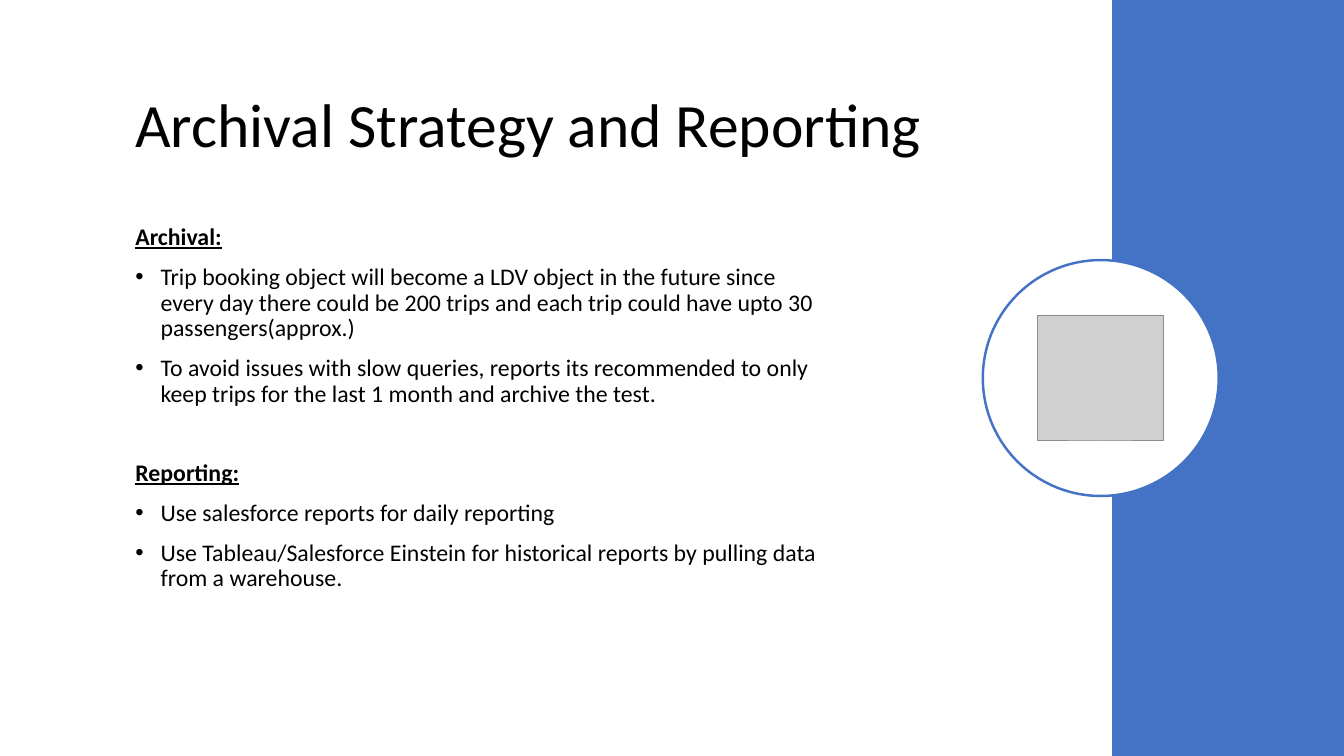
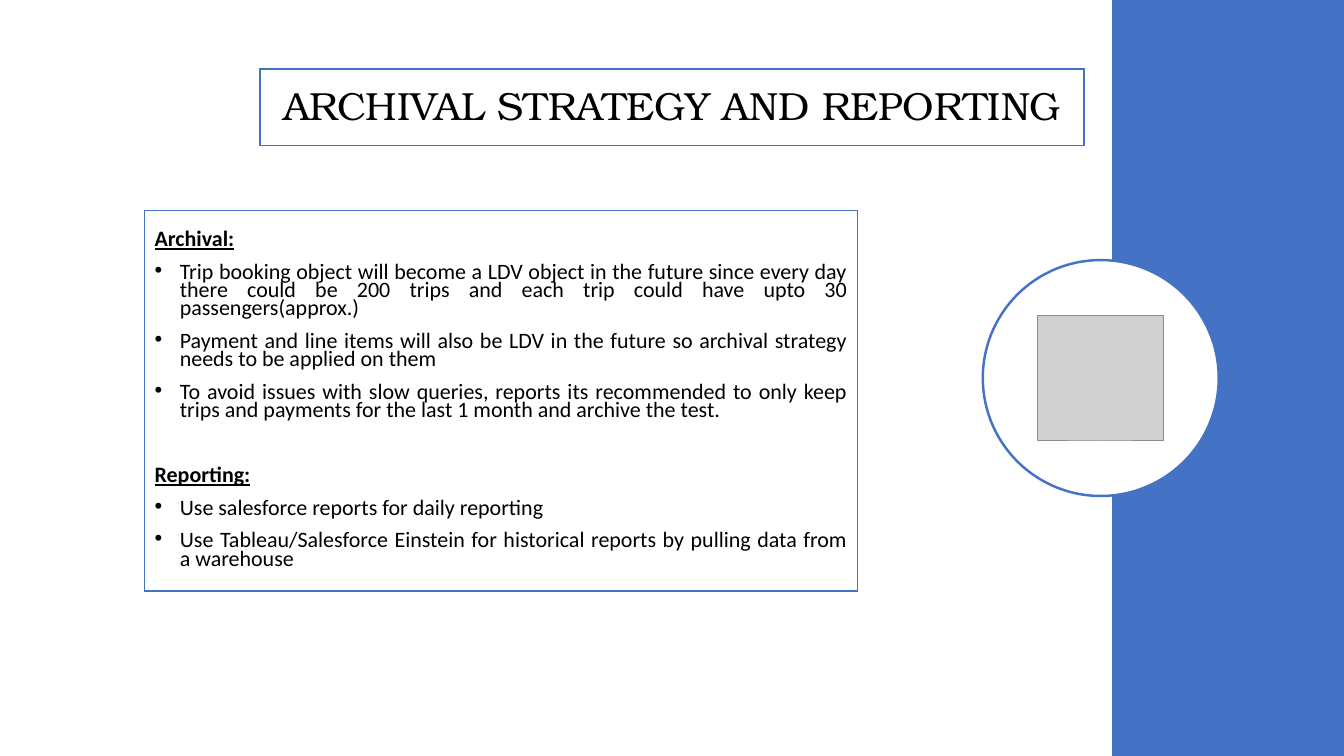
Before and after one commit to srivatsankr/AXDemo, a slide deck: slide 12 of SolutionPresentation/BusTicketingSolution.pptx. Drawn at 1344x756 pixels with LibreOffice and Linux fonts; fonts in the diff are those of the drawing; grey boxes stand for pictures. Boxes give left, top, right and bottom in pixels: in the first picture for what was removed or moved away, otherwise in the second. Text is boxed around its words. In the diff, an @@ line names an element or a change of style, - is before the commit and + after.

```diff
--- a/SolutionPresentation/BusTicketingSolution.pptx
+++ b/SolutionPresentation/BusTicketingSolution.pptx
@@ title "ARCHIVAL STRATEGY AND REPORTING": place and size @@
-title "ARCHIVAL STRATEGY AND REPORTING" at (135,104,921,158)
+title "ARCHIVAL STRATEGY AND REPORTING" at (260,70,1084,146)
@@ title "ARCHIVAL STRATEGY AND REPORTING" at (260,70,1084,146): fill none to #FFFFFF; outline none to #4472C4 1 pt @@
@@ title at (283,92,1061,121): text changed; size 44 to 28 pt; font Calibri to TeX Gyre Bonum @@
-Archival Strategy and Reporting
+ARCHIVAL STRATEGY AND REPORTING
@@ text "Archival:" at (144,211,857,591): fill none to #FFFFFF; outline none to #4472C4 1 pt @@
@@ text "Archival:": place and size @@
-text "Archival:" at (135,268,816,586)
+text "Archival:" at (144,211,857,591)
@@ text at (155,230,847,519): size 17 to 15.7 pt in "Archival:", "Trip booking object will become a LDV ...", "Reporting:", "Use salesforce reports for daily reporting"; line spacing 0.9 to 0.7; alignment left to justified @@
@@ text at (180,332,847,421): text changed; size 17 to 15.7 pt @@
-• To avoid issues with slow queries, reports its recommended to only keep trips for the last 1 month and archive the test.
+• Payment and line items will also be LDV in the future so archival strategy needs to be applied on them
+• To avoid issues with slow queries, reports its recommended to only keep trips and payments for the last 1 month and archive the test.
@@ text at (180,531,846,566): text changed; size 17 to 15.7 pt @@
-• Use Tableau/Salesforce Einstein for historical reports by pulling data from a warehouse.
+• Use Tableau/Salesforce Einstein for historical reports by pulling data from a warehouse
```
Also in this commit, not shown: 14 other slides changed, 1 slide added, 1 slide removed.
